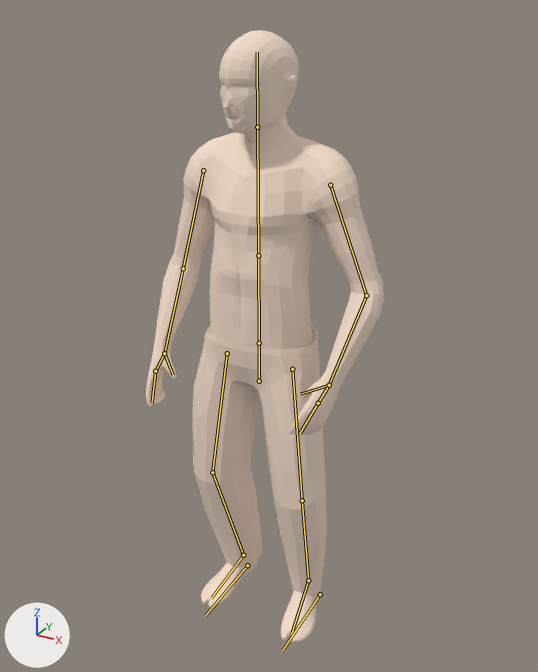
A saved change to the Blender file Madhouse/Assets/Models/Agent_modeled_half_mirror .blend.
Before and after are seen from a 50 mm lens placed at (2.22, -4.01, 4.32), pointed at (-0.02, 0.07, 2.28). The axes (+X, +Y, +Z) are drawn at lower left. The lights are the same throughout. Both versions are drawn at frame 127 of the action 'Idle_Standing'; the numbers are the values there. The bones that bend it are drawn over the model as lines.
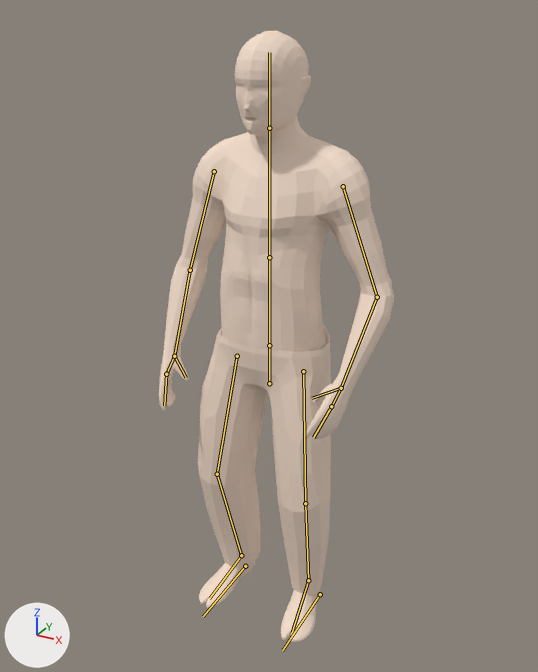
Pixel boxes (x1, y1, x2, y2) of what changed, in the pictures (538 x 672 px):
'Cube.001', posed: before (146, 30, 384, 642); after (159, 31, 394, 642)
bone 'Controller', root to tip: before (259, 381) to (259, 343); after (269, 383) to (269, 345)
bone 'Kopf', root to tip: before (257, 127) to (257, 52); after (269, 128) to (269, 52)

The edits, one by one:
Bone 'Controller' (bone_controller) moves from (0.1, 0.0, -0.2) to (0.1, 0.0, 0.0).
Bone 'Kopf' (bone_kopf) turns from (0, -12, 0) to (0, 0, 0) degrees about its own x, y and z.
Bone 'Arm IK.l' (bone_arm_ik_l) moves from (0.27, -0.34, -1.68) to (0.27, -0.34, -1.47).
Bone 'Arm IK.r.001' (bone_arm_ik_r_001) moves from (1.22, -0.4, -0.4) to (1.42, -0.4, -0.4).
